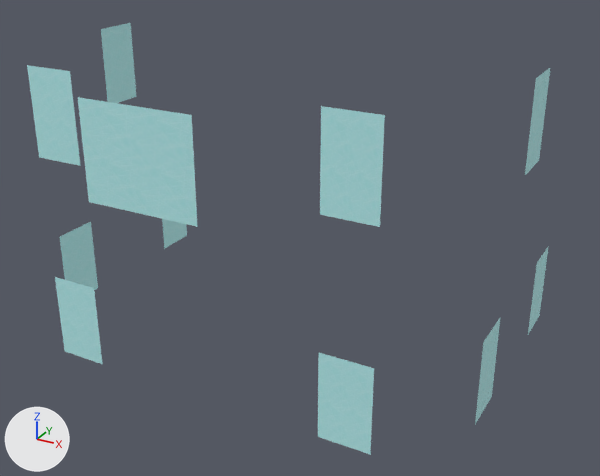
An edit to the OBJ model res/house/house_1_windows.obj, drawn before and after from the same camera.
Both versions are drawn from a camera (50 mm lens) standing at (3.59, -6.53, 4.75) and looking at (0.31, -0.56, 1.77). Arrows for +X, +Y and +Z are at lower left; the lights stay in place. Where no turn or scale is listed for an object, it has been applied to the vertices.

Script lines for the objects in view, before the commit:
```python
me_plane_008_plane_026 = bpy.data.meshes.new('Plane.008_Plane.026')
me_plane_008_plane_026.from_pydata(...)  # 44 vertices, 22 faces; spans x -2.15..2.15, y -2.32..1.09, z 0.67..3.34
me_plane_008_plane_026.materials.append(mat_glass)  # picture img_glass_jpg
ob_plane_008_plane_026 = bpy.data.objects.new('Plane.008_Plane.026', me_plane_008_plane_026)
ob_plane_008_plane_026.location = (0.0, 0.0, 0.0)
```
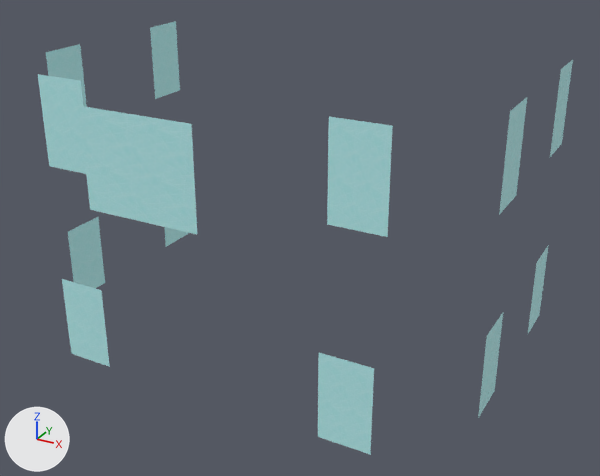
Changed parts and their boxes (x1, y1, x2, y2) in the pictures (600 x 476 px; the box of a moved part takes in the faces that stretch with it):
'Plane.008_Plane.026', reshaped: before (27, 23, 550, 455); after (38, 21, 573, 455)
part 1 of me_plane_008_plane_026, moved or reshaped: before (162, 219, 187, 249); after (164, 227, 188, 247)
part 2 of me_plane_008_plane_026, moved or reshaped: before (59, 222, 98, 290); after (68, 217, 105, 288)
part 3 of me_plane_008_plane_026, moved or reshaped: before (101, 23, 136, 103); after (46, 44, 87, 107)
part 4 of me_plane_008_plane_026, moved or reshaped: before (525, 68, 550, 175); after (499, 97, 527, 215)
part 5 of me_plane_008_plane_026, moved or reshaped: before (528, 246, 549, 334); after (550, 60, 573, 157)
part 6 of me_plane_008_plane_026, moved or reshaped: before (475, 318, 500, 424); after (528, 245, 549, 333)
part 7 of me_plane_008_plane_026, added (cyan): after (478, 313, 503, 418)
part 8 of me_plane_008_plane_026, moved or reshaped: before (27, 65, 80, 166); after (38, 74, 86, 174)
part 9 of me_plane_008_plane_026, moved or reshaped: before (320, 106, 385, 227); after (327, 117, 393, 237)
part 10 of me_plane_008_plane_026, rebuilt: before (78, 97, 198, 227); after (79, 106, 197, 234)
part 11 of me_plane_008_plane_026, rebuilt: before (55, 277, 102, 364); after (62, 279, 110, 367)
part 12 of me_plane_008_plane_026, added (cyan): after (150, 21, 180, 99)

Patch to the scene script:
```diff
--- a/res/house/house_1_windows.obj.py
+++ b/res/house/house_1_windows.obj.py
@@ me_plane_008_plane_026 @@
 # used by ob_plane_008_plane_026; location = (0.0, 0.0, 0.0)
 # verts and faces of me_plane_008_plane_026; kept vertices keep their numbers, new ones are numbered from 44
-me_plane_008_plane_026.from_pydata(...)  # 44 vertices, 22 faces; spans x -2.15..2.15, y -2.32..1.09, z 0.67..3.34
+me_plane_008_plane_026.from_pydata(...)  # 52 vertices, 26 faces; spans x -2.15..2.15, y -2.32..1.08, z 0.67..3.28
+# me_plane_008_plane_026 part 1: the loose piece of 4 vertices spanning x -2.15, y 0.58..1.04, z 0.67..1.44 is moved by (0.0, 0.03, 0.01)
+# me_plane_008_plane_026 part 2: the loose piece of 4 vertices spanning x -2.15, y -1.04..-0.58, z 0.67..1.44 is moved by (0.0, 0.12, 0.01)
+# me_plane_008_plane_026 part 3: the loose piece of 4 vertices spanning x -2.15, y -0.16..0.3, z 2.56..3.34 is moved by (0.0, -0.76, -0.09)
+# me_plane_008_plane_026 part 4: the loose piece of 4 vertices spanning x 2.15, y -0.24..0.21, z 2.56..3.34 is moved by (0.0, -0.66, -0.09)
+# me_plane_008_plane_026 part 5: the loose piece of 4 vertices spanning x 2.15, y 0.64..1.09, z 0.67..1.44 is moved by (0.0, -0.01, 1.8)
+# me_plane_008_plane_026 part 6: the loose piece of 4 vertices spanning x 2.15, y -0.98..-0.52, z 0.67..1.44 is moved by (0.0, 1.61, 0.01)
+# me_plane_008_plane_026 part 7: the loose piece of 4 vertices spanning x 2.15, y -0.98..-0.52, z 0.67..1.44 is copied, and the copy is moved by (0.0, 0.08, 0.01); it spans x 2.15, y -0.9..-0.45, z 0.68..1.45
+# me_plane_008_plane_026 part 8: the loose piece of 4 vertices spanning x -1.54..-1.09, y -1.74, z 2.56..3.34 is moved by (0.1, 0.0, -0.06)
+# me_plane_008_plane_026 part 9: the loose piece of 4 vertices spanning x 1.11..1.57, y -1.74, z 2.56..3.34 is moved by (0.06, 0.0, -0.06)
+# me_plane_008_plane_026 part 10: the loose piece of 4 vertices spanning x -0.47..0.49, y -2.32, z 2.56..3.33 is rebuilt with 4 vertices and now spans x -0.47..0.48, y -2.32, z 2.5..3.28
+# me_plane_008_plane_026 part 11: the loose piece of 4 vertices spanning x -1.54..-1.09, y -1.74, z 0.67..1.45 is rebuilt with 4 vertices and now spans x -1.46..-1.0, y -1.74, z 0.67..1.45
+# me_plane_008_plane_026 part 12
+verts[44] = (-2.15, 0.61, 2.47)  # pixel (155, 99)
+verts[45] = (-2.15, 1.06, 2.47)  # pixel (179, 90)
+verts[46] = (-2.15, 0.61, 3.24)  # pixel (150, 27)
+verts[47] = (-2.15, 1.06, 3.24)  # pixel (175, 21)
+faces += [(44, 46, 45), (45, 46, 47)]
 me_plane_008_plane_026.materials.append(mat_glass)
```
